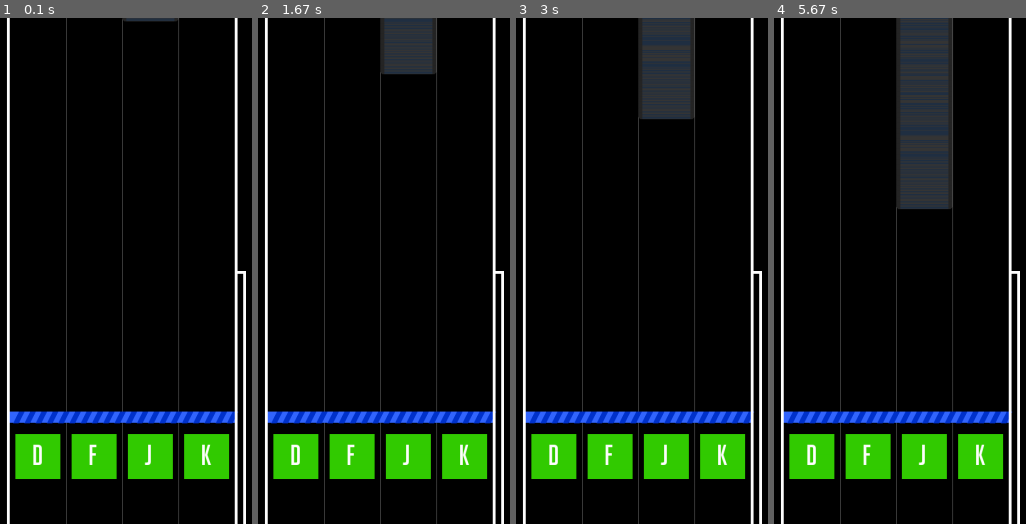
Above: before the commit, frames 1-4 (left to right).
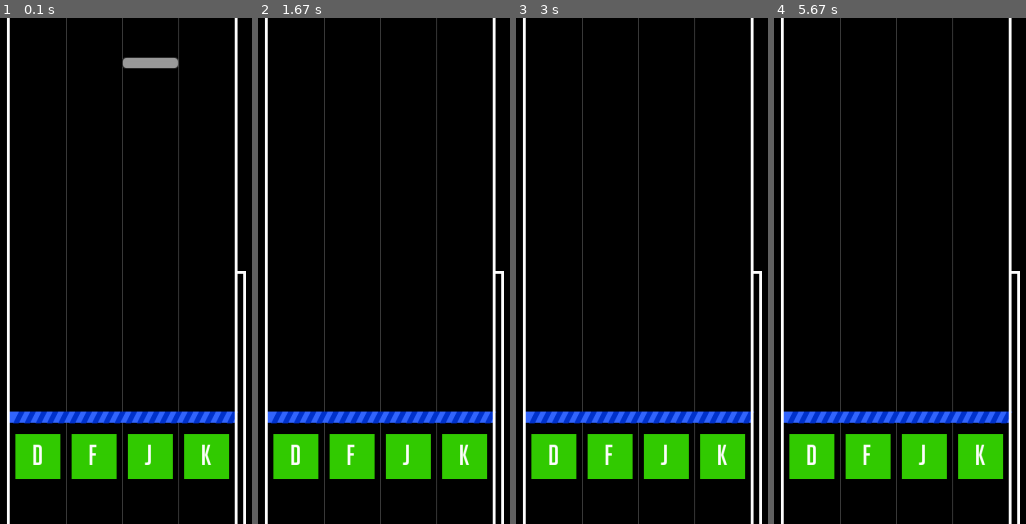
Above: after the commit, the same moments.

Repository: DeltaFrog1407/DELTABEAT
Game: pygame game, started from import pygame.py
Same seed, same stepped clock (60 frames per second), same inputs: the game is played once before the commit and once after it.
Inputs:
- Up to frame 1 (0.1 s): no input
- Up to frame 2 (1.67 s): no input
- Up to frame 3 (3 s): no input
- Up to frame 4 (5.67 s): no input

The runs differ from the first frame. In frame 1, 0.6% of the frame differs, in the area x 48-72%, y 0-11%; in frame 2, 2.5%; in frame 3, 4.4%; in frame 4, 8.4%, in the area x 48-71%, y 0-38%.

Commit message:
Update import pygame.py

Diff:
--- a/import pygame.py
+++ b/import pygame.py
@@ -33,14 +33,13 @@
         self.rect.y = -20
         self.speed = speed
 
-    def draw(self, screen):
-        pygame.draw.rect(screen, WHITE, self.image)
-
- #   def note_decision(self, line): # 노트 판정
+  #  def note_decision(self, line): # 노트 판정
   #      if self.rect
 
     def update(self): # 노트 떨어트리기(스피드)
         self.rect.y += self.speed
+        if self.rect.y == FRAME_HEIGHT:
+            self.kill()
 
 class Game():
     def __init__(self):
@@ -49,9 +48,9 @@
         self.press = pygame.mixer.Sound(press_se)
         self.font = pygame.font.Font(font_path, 50)
         self.notes = pygame.sprite.Group()
+        self.notes.add(Note(2, 15))
 
     def game_logic(self):
-        self.notes.add(Note(2, 1))
         self.notes.update()
 
 
